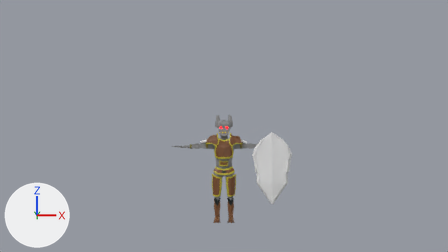
Two versions of the Blender file External Assets/Enemy/SkellyMan/SkeltonKnight.blend, one commit apart.
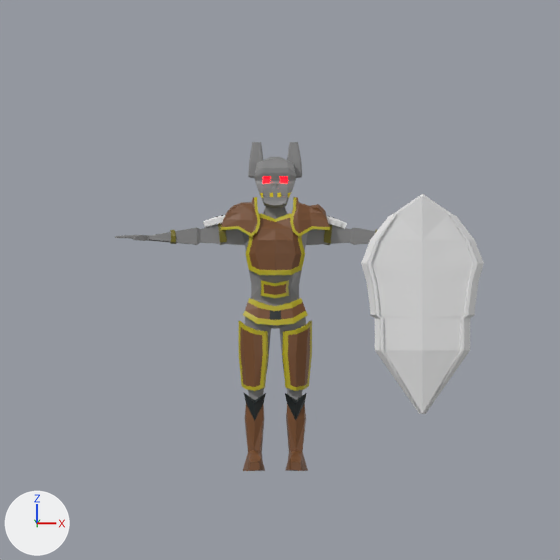
Each version appears first from the file's camera 'Camera.001', and next in a close-up on the part from 30% to 71% of the width and 27% to 100% of the height. Arrows for +X, +Y and +Z are at lower left; the lights stay in place.

Objects in the first close-up: 'Character Model', 'Chest', 'Pauldron.L', 'Pauldron.R', 'Shield', 'SkellyHead', 'Thigh.L', 'Thigh.R', 'Waist Armor'.
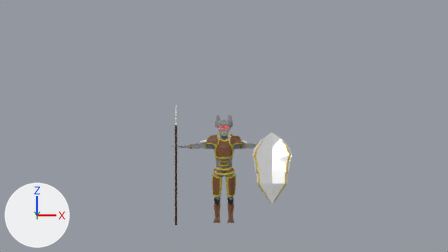
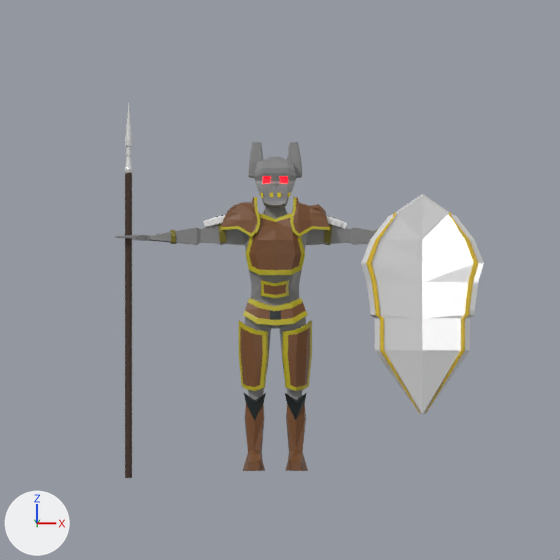
The change in detail:
Material 'Shield' (mat_shield) is new.
Its base color is (1.0, 1.0, 1.0) (white #ffffff).
Its metallic is 0.513.
Its roughness is 0.215.
Material 'Shield Trim' (mat_shield_trim) is new.
Its base color is (0.8, 0.54, 0.0224) (yellow #e7c229).
Material 'Spear Handle' (mat_spear_handle) is new.
Its base color is (0.0545, 0.0262, 0.0152) (brown #422d21).
me_cube_013 has 137 vertices, 125 faces and spans x -1.79..1.0, y -1.18..0.0, z -1.0..3.74.
me_cube_013 is used by ob_shield; location (1.075, -0.701, 0.739); rotation (0.0, 0.0, 1576.0), in degrees (0, 0, 298); scale (0.0675, 0.381, 0.339).
me_cube_013 part 1: 33 of the faces centred in x -0.02..0.7, y -1.01..-0.38, z -0.34..3.31 switch from no material to mat_shield_trim (yellow #e7c229).
me_cube_013 part 2: 56 of the faces centred in x -1.28..0.73, y -1.12..-0.19, z -0.34..3.54 switch from no material to mat_shield (white #ffffff).
Mesh me_cylinder is new.
It has 241 vertices, 241 faces and spans x -0.4..0.4, y -0.6..0.6, z -1.0..38.5.
Faces by material slot: [20, 221].
It uses material mat_spear_handle (brown #422d21).
It uses material mat_shield (white #ffffff).
Object 'Cylinder' (ob_cylinder) is new; it shows me_cylinder.
Its location is (-1.071, 0.0, 0.0).
Its scale is (0.0698, 0.0698, 0.0698).

What differs and where, as boxes (x1, y1, x2, y2) in the close-ups (560 x 560 px):
'Cylinder', added (brown): after (125, 101, 133, 478)
    faces in mat_spear_handle (brown #422d21): (125, 173, 132, 478)
    faces in mat_shield (white #ffffff): (125, 101, 133, 173)
part 1 of me_cube_013, recoloured (white to yellow): (366, 212, 479, 412) in both
part 2 of me_cube_013, recoloured: (361, 194, 484, 414) in both
